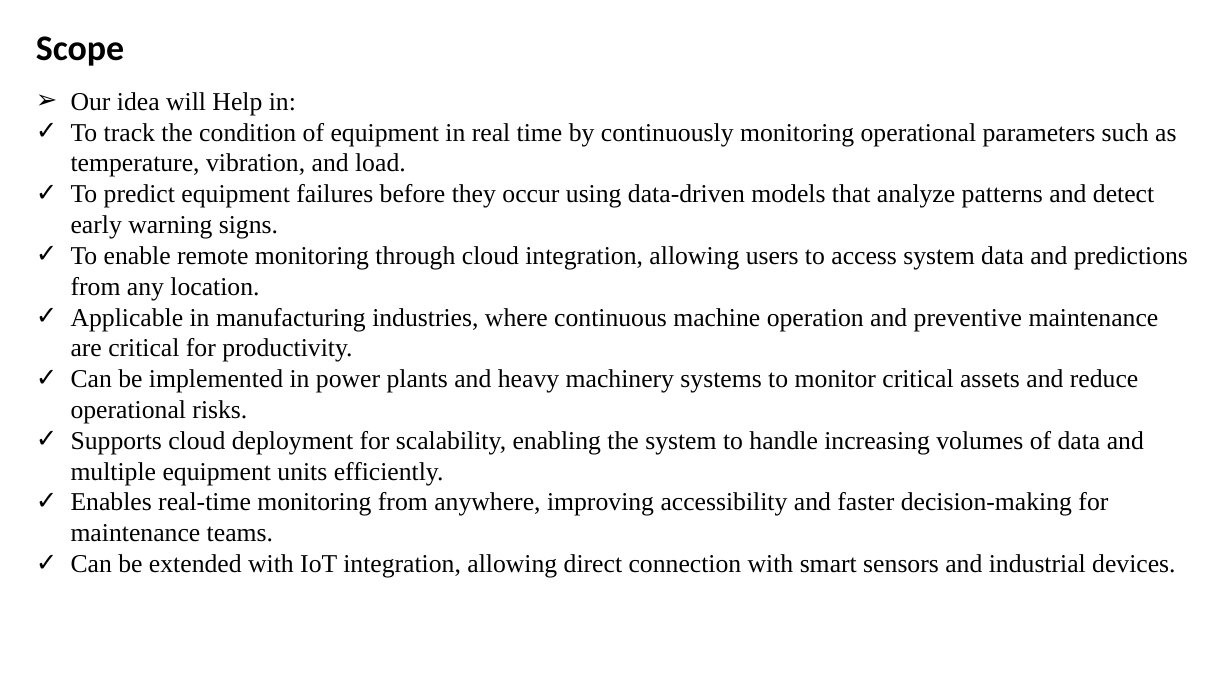
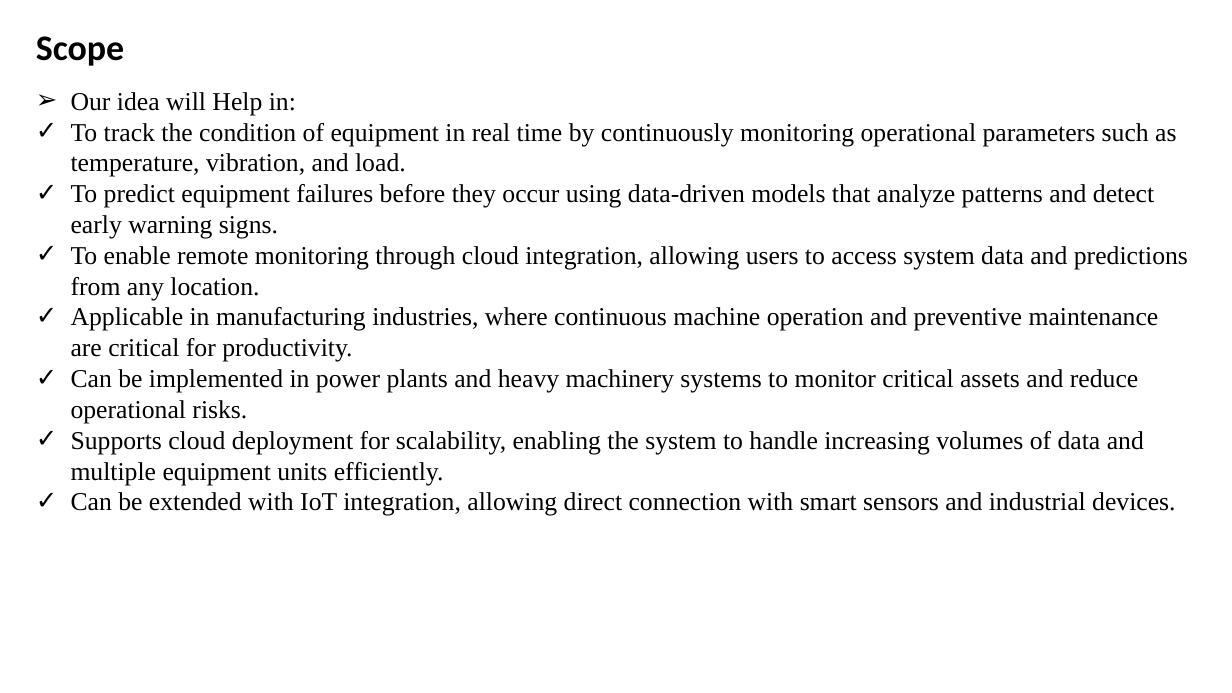
Before and after one commit to megh193/proactiveEquipmentCare, a slide deck: slide 6 of docs/Clg 1st review.pptx. Drawn at 1232x693 pixels with LibreOffice and Linux fonts; fonts in the diff are those of the drawing. Boxes give left, top, right and bottom in pixels: in the first picture for what was removed or moved away, otherwise in the second. Text is boxed around its words. In the diff, an @@ line names an element or a change of style, - is before the commit and + after.

Commit message:
Updated Model_book 5 and PPT.

```diff
--- a/docs/Clg 1st review.pptx
+++ b/docs/Clg 1st review.pptx
@@ text at <box>71,492,1108,542</box>: paragraph removed @@
-✓ Enables real-time monitoring from anywhere, improving accessibility and faster decision-making for maintenance teams.
```
Also in this commit, not shown: 1 other file.
